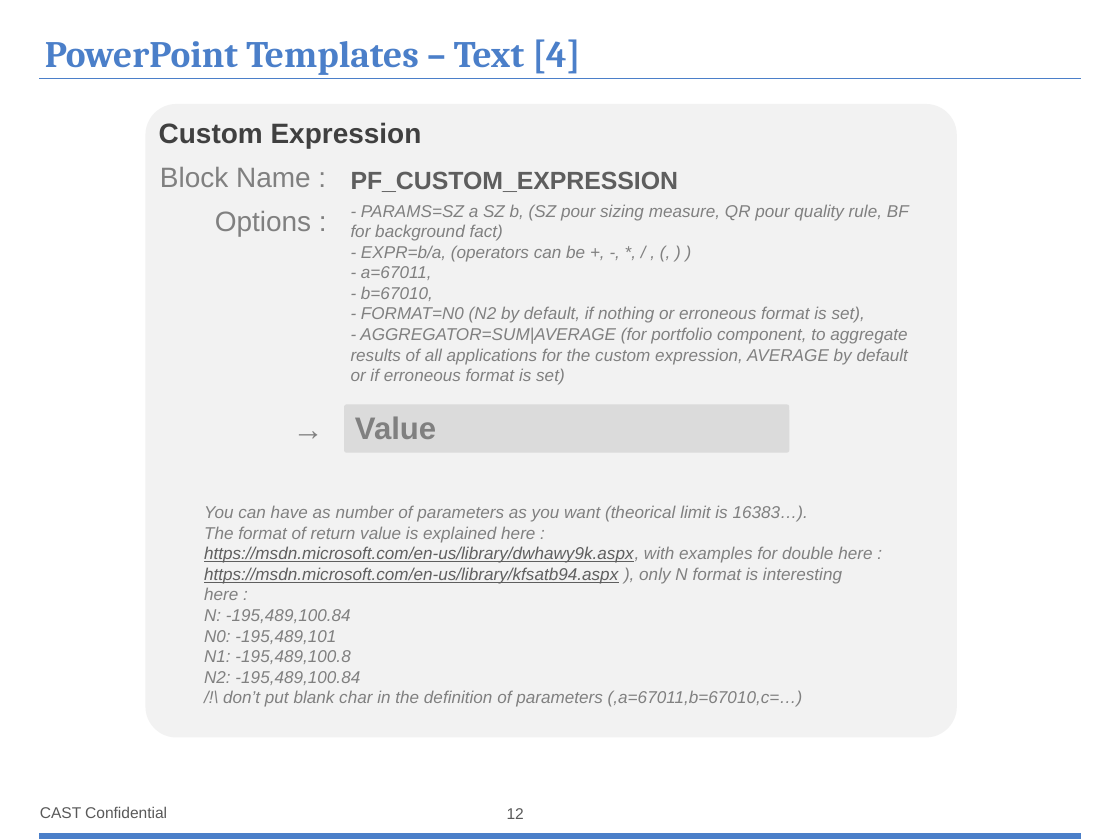
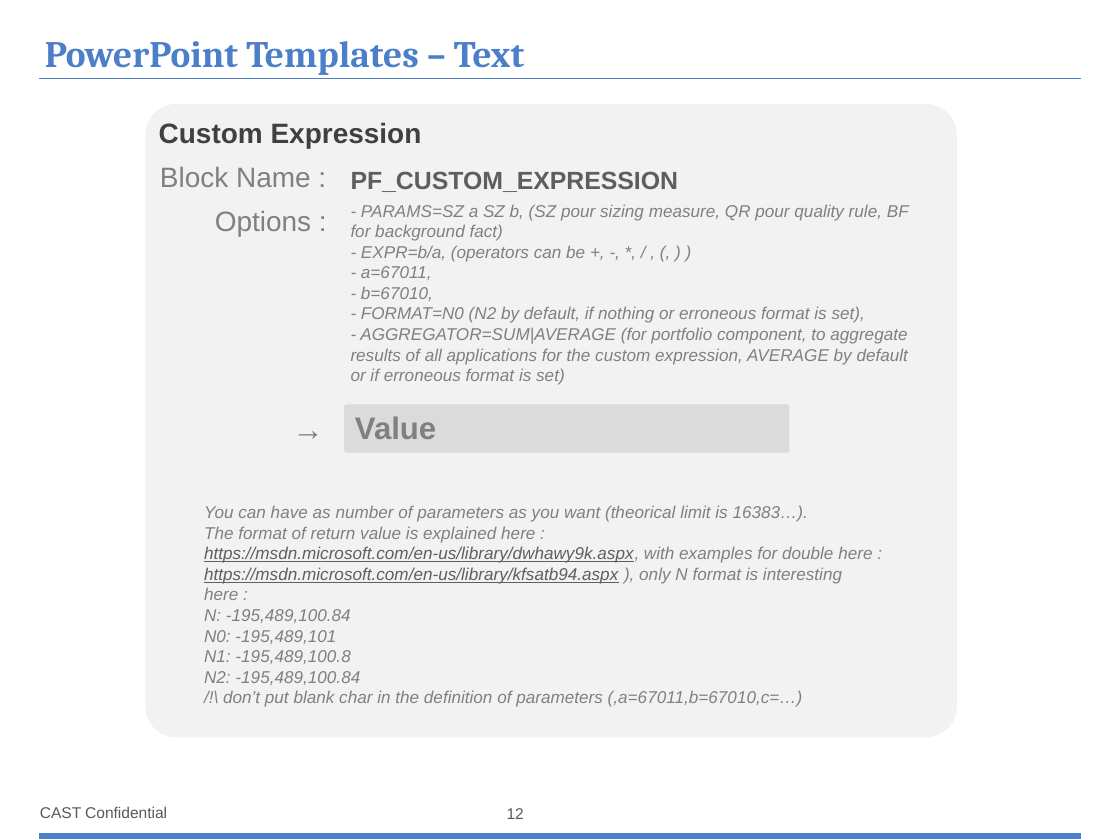
Before and after one commit to CAST-projects/ReportGenerator, a slide deck: slide 12 of CastReporting.Reporting/PortfolioTemplatesFiles/1- Portfolio-Powerpoint-components-library.pptx. Drawn at 1120x840 pixels with LibreOffice and Linux fonts; fonts in the diff are those of the drawing; background and template pictures are left out. Boxes give left, top, right and bottom in pixels: in the first picture for what was removed or moved away, otherwise in the second. Text is boxed around its words. In the diff, an @@ line names an element or a change of style, - is before the commit and + after.

```diff
--- a/CastReporting.Reporting/PortfolioTemplatesFiles/1- Portfolio-Powerpoint-components-library.pptx
+++ b/CastReporting.Reporting/PortfolioTemplatesFiles/1- Portfolio-Powerpoint-components-library.pptx
@@ title at [45, 41, 524, 75]: text changed @@
-PowerPoint Templates – Text [4]
+PowerPoint Templates – Text
```
Also in this commit, not shown: 12 other slides changed, 1 slide added.
